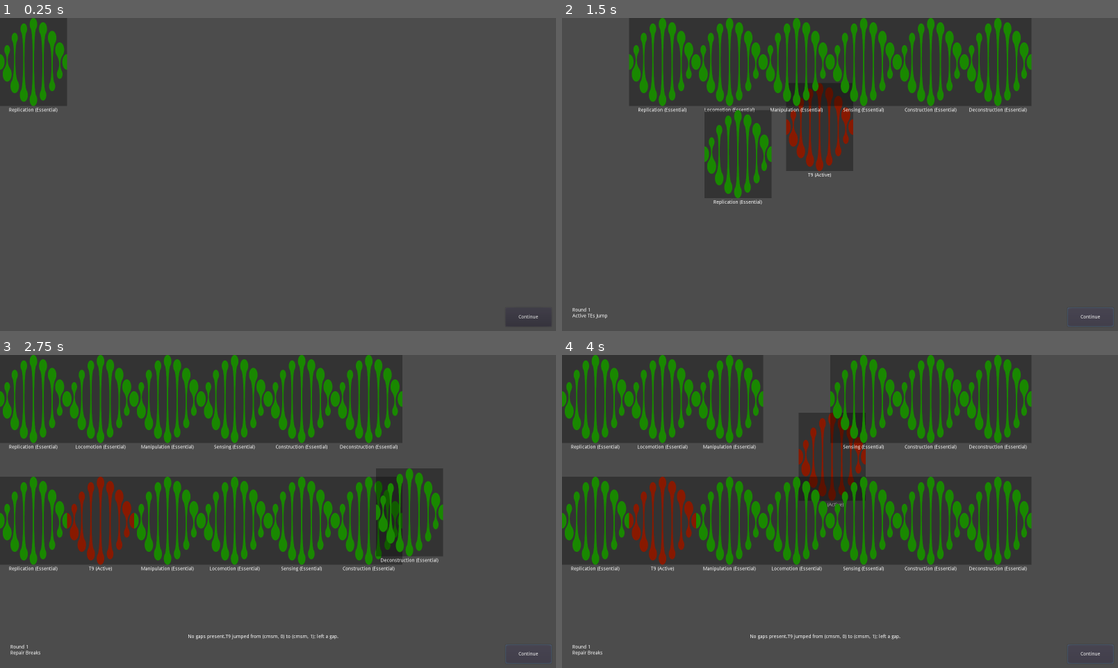
Above: before the commit, frames 1-4 (two rows, left to right).
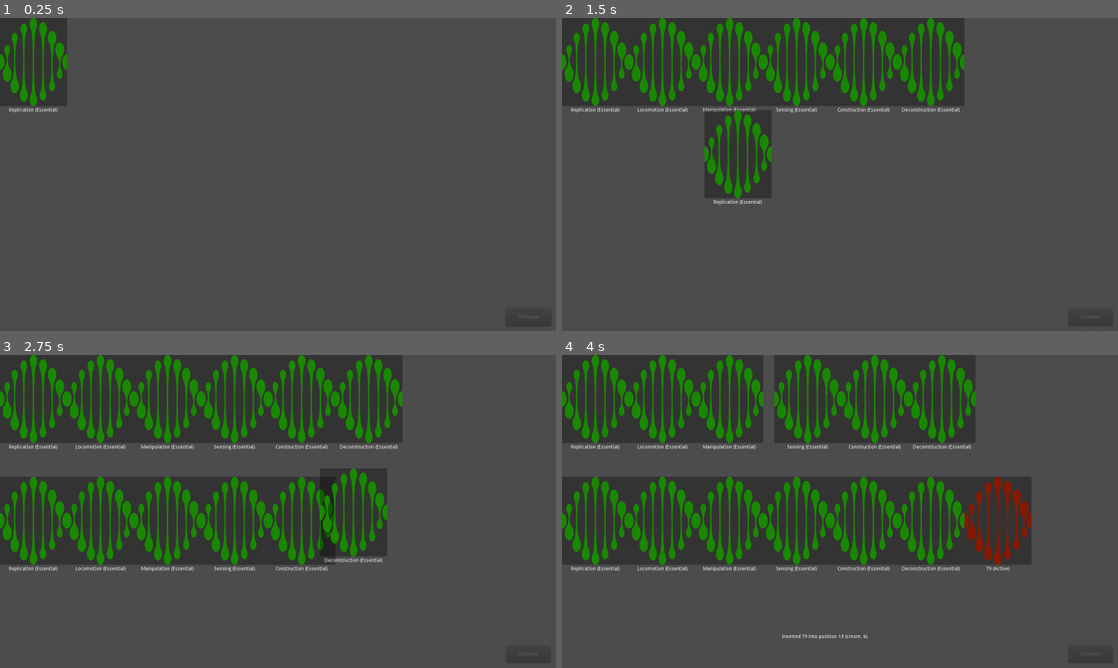
Above: after the commit, the same moments.

Repository: zachadel/GenomeEvolution
Game: Godot game, scene res://Scenes/CardTable.tscn
Same seed, same stepped clock (60 frames per second), same inputs: the game is played once before the commit and once after it.
Inputs (mouse positions are in pixels of both pictures, inside the frame that each line leads up to):
- Up to frame 1 (0.25 s): no input
- Up to frame 2 (1.5 s): click (1090, 318) at 0.5 s, where only the run before the commit has a clickable "Continue"; click (1090, 318) at 1.25 s, where only the run before the commit has a clickable "Continue"
- Up to frame 3 (2.75 s): click (528, 655) at 2 s, where only the run before the commit has a clickable "Continue"
- Up to frame 4 (4 s): no input

The runs differ from the first frame. In frame 1, less than 0.1% of the frame differs, in the area x 93-97%, y 94-96%; in frame 2, 10%; in frame 3, 6.6%; in frame 4, 13%, in the area x 1-97%, y 0-96%.

Commit message:
Disable next turn button during animations

Diff:
--- a/Scripts/CardTable.gd
+++ b/Scripts/CardTable.gd
@@ -7,7 +7,7 @@
 var selected_gap = null;
 
 signal gene_clicked;
-signal animating(state);
+#signal animating(state);
 
 func _ready():
 	# speed up animations for setup
@@ -24,7 +24,6 @@
 	Game.animation_duration = tmp;
 	yield(gain_ates(1+randi()%6), "completed");
 	$lbl_turn.text = "Click \"Continue\" to start.";
-	connect("animating", self, "on_animating_changed");
 
 func gain_ates(count = 1):
 	for i in range(count):
@@ -268,4 +267,4 @@
 				$btn_nxt.disabled = true;
 
 func _on_animating_changed(state):
-	$btn_next.disabled = state;
+	$btn_nxt.disabled = state;
--- a/Scripts/Chromosome.gd
+++ b/Scripts/Chromosome.gd
@@ -5,6 +5,10 @@
 	emit_signal("elm_clicked", elm);
 
 signal got_dupe_essgene(elm);
+signal animating(state);
+
+func _ready():
+	connect("animating", get_card_table(), "_on_animating_changed");
 
 # GETTER FUNCTIONS
 
@@ -42,6 +46,9 @@
 		return get_parent().get_parent();
 	return null;
 
+func get_card_table():
+	return get_cmsm_pair().get_parent();
+
 # CHROMOSOME MODIFICATION FUNCTIONS
 
 func create_gap(pos):
@@ -50,6 +57,7 @@
 	return yield(add_elm(gap, pos), "completed");
 
 func add_elm(elm, pos = null):
+	emit_signal("animating", true);
 	if (pos == null):
 		pos = get_child_count();
 	# element not in this chromosome
@@ -86,9 +94,13 @@
 			elm.get_node("Tween").start();
 			yield(elm.get_node("Tween"), "tween_completed");
 		elm.connect("elm_clicked", self, "_propogate_click");
+	else:
+		move_child(elm, pos);
+	emit_signal("animating", false);
 	return elm;
 
 func remove_elm(elm):
+	emit_signal("animating", true);
 	elm.disconnect("elm_clicked", elm.get_cmsm(), "_propogate_click");
 	if (!elm.is_gap()):
 		var current_pos = elm.get_cmsm().get_begin() + elm.get_begin();
@@ -114,8 +126,10 @@
 	else:
 		yield(get_tree(), "idle_frame");
 	elm.get_parent().remove_child(elm);
+	emit_signal("animating", false);
 
 func remove_elm_create_gap(elm):
+	emit_signal("animating", true);
 	elm.disconnect("elm_clicked", elm.get_cmsm(), "_propogate_click");
 	var index = elm.get_index();
 	if (!elm.is_gap()):
@@ -137,6 +151,7 @@
 	add_child(gap);
 	move_child(gap, index);
 	gap.connect("elm_clicked", self, "_propogate_click");
+	emit_signal("animating", false);
 	return gap;
 
 # HELPER FUNCTIONS
